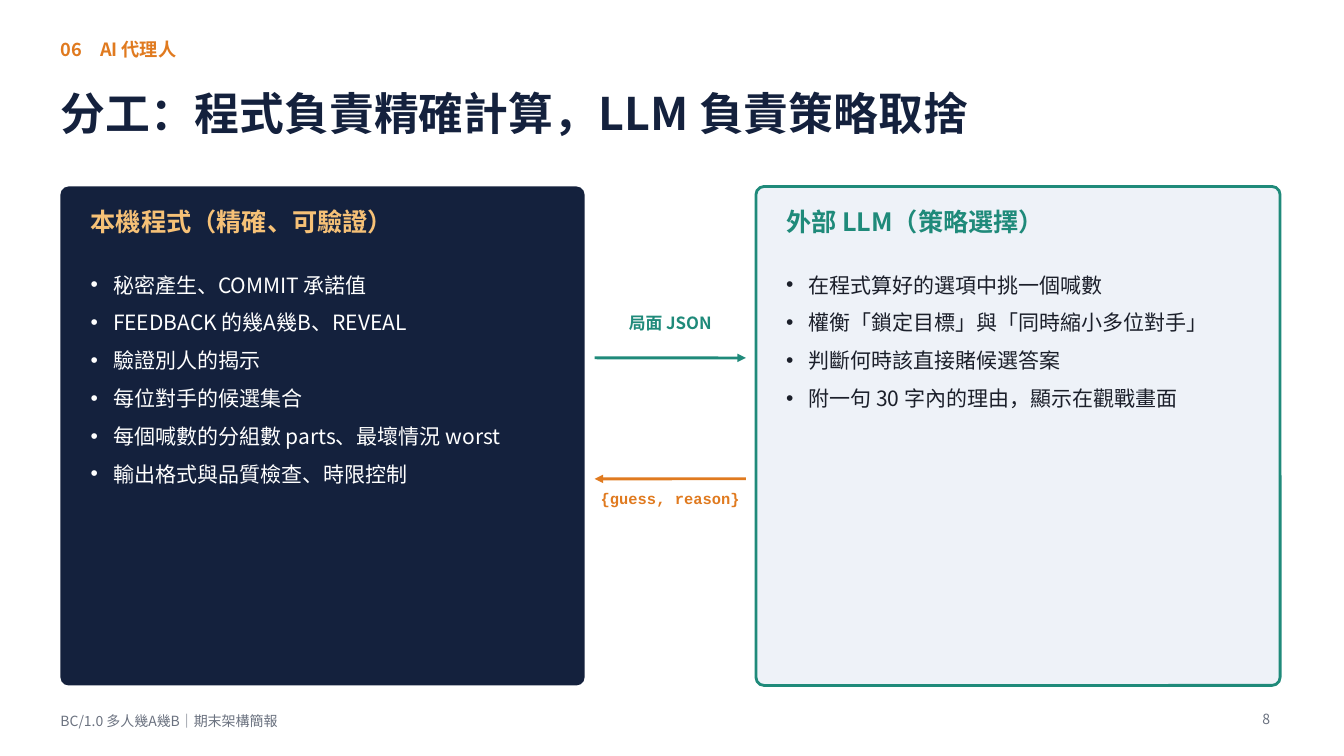
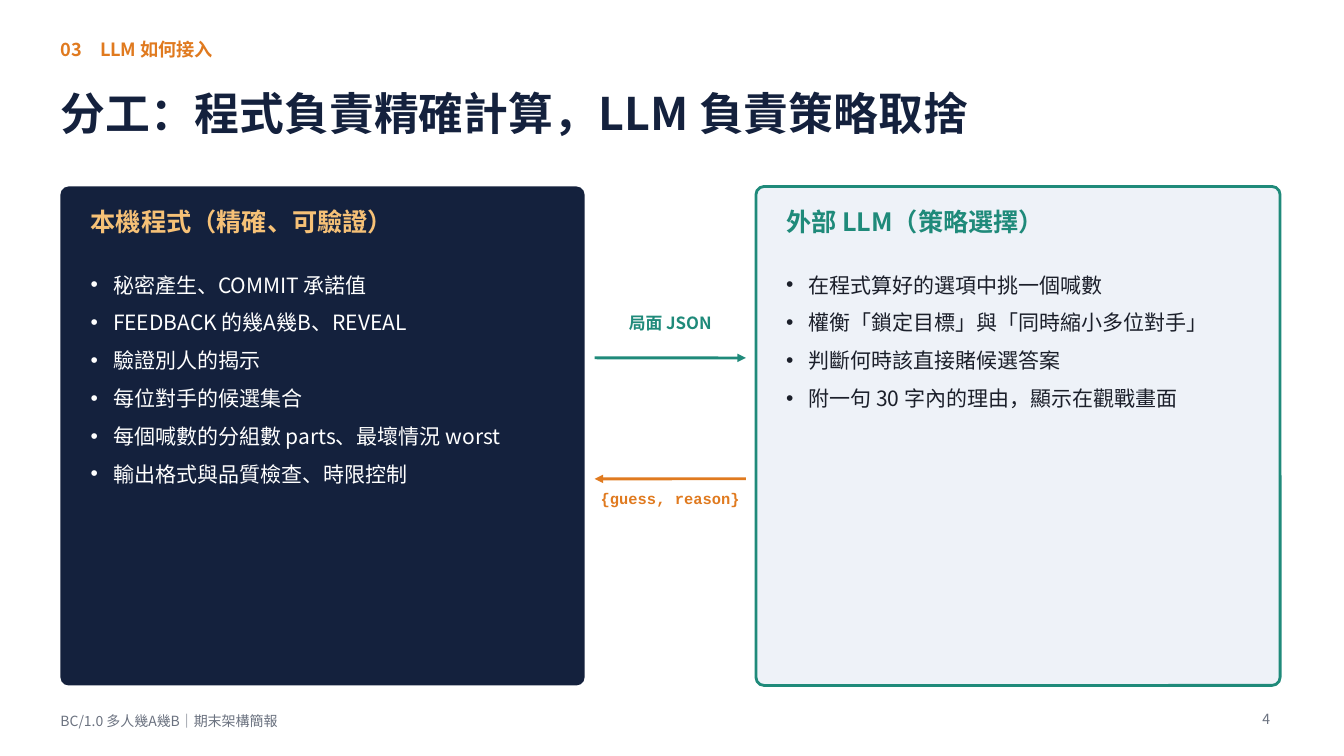
Before and after one commit to TAIWAN-ET/web_application2026_project, a slide deck: slide 4 of slides/期末架構簡報.pptx (slide 8 before the commit). Drawn at 1344x756 pixels with LibreOffice and Linux fonts; fonts in the diff are those of the drawing. Boxes give left, top, right and bottom in pixels: in the first picture for what was removed or moved away, otherwise in the second. Text is boxed around its words. In the diff, an @@ line names an element or a change of style, - is before the commit and + after.

```diff
--- a/slides/期末架構簡報.pptx
+++ b/slides/期末架構簡報.pptx
@@ text at <box>60,40,214,58</box>: text changed @@
-06 AI 代理人
+03 LLM 如何接入
@@ page number at <box>1262,714,1270,724</box>: text changed @@
-8
+4
```
Also in this commit, not shown: 5 other slides changed, 2 slides added, 9 slides removed, 2 other files.
